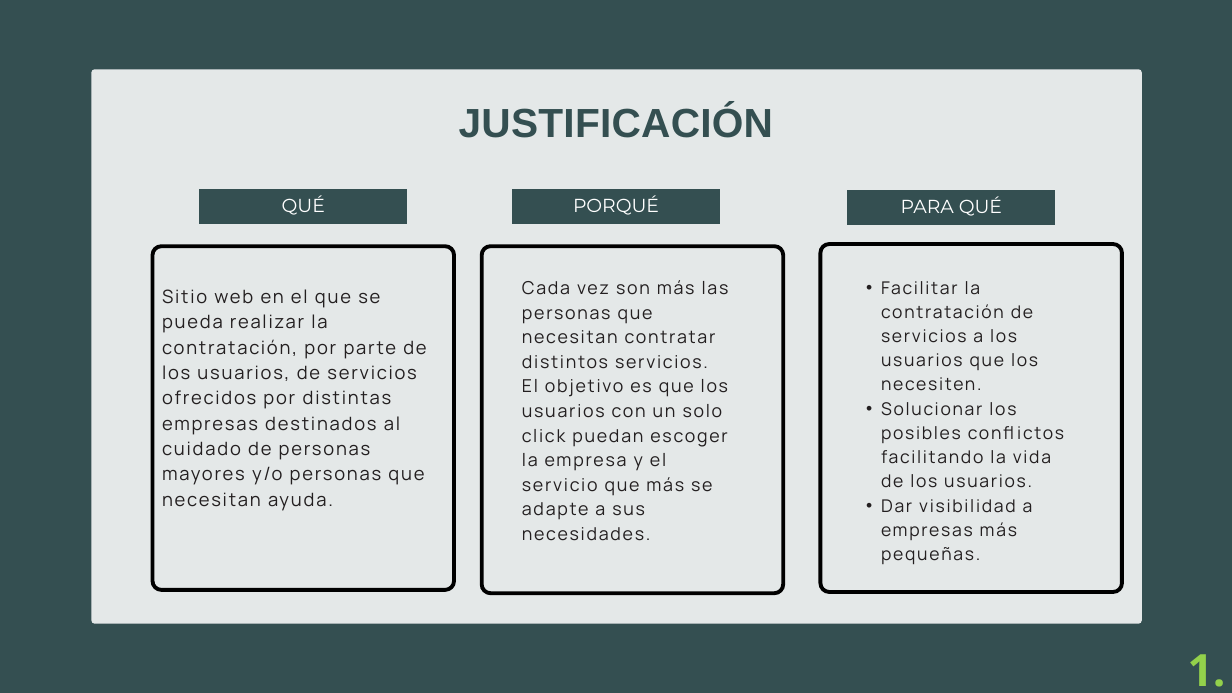
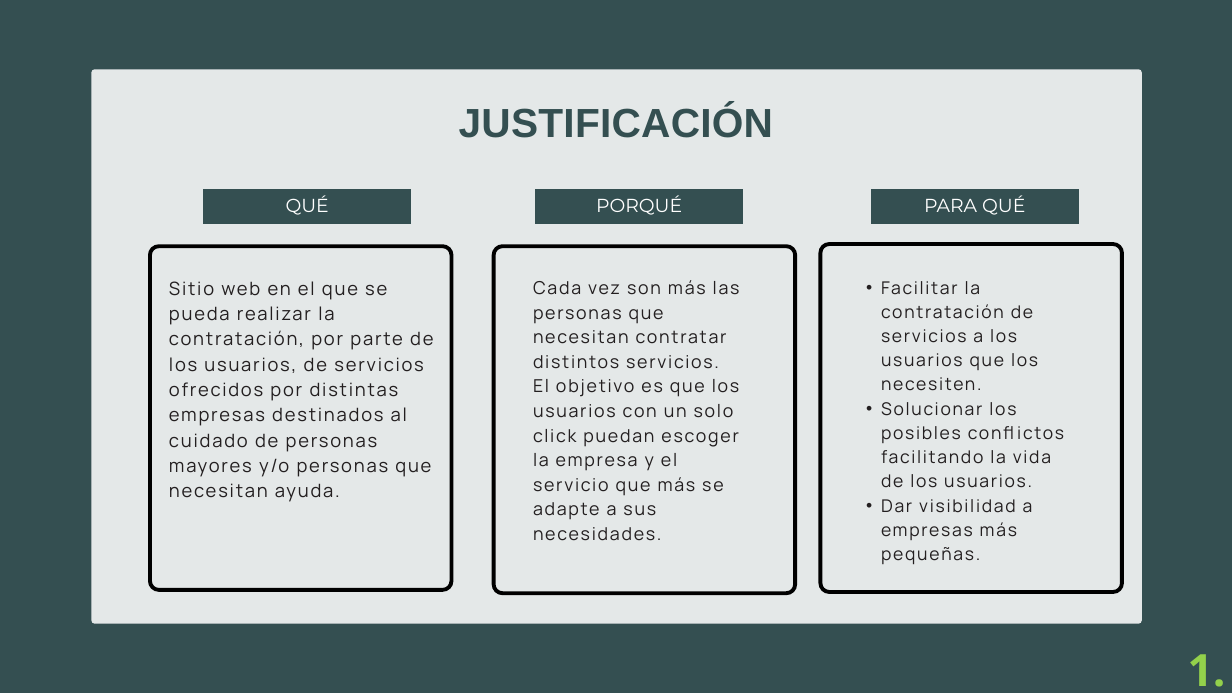
Before and after one commit to egilp04/TFG_Cuidados, a slide deck: slide 3 of documentacion_extra/presentacion/cuidaDos.pptx. Drawn at 1232x693 pixels with LibreOffice and Linux fonts; fonts in the diff are those of the drawing. Boxes give left, top, right and bottom in pixels: in the first picture for what was removed or moved away, otherwise in the second. Text is boxed around its words. In the diff, an @@ line names an element or a change of style, - is before the commit and + after.

```diff
--- a/documentacion_extra/presentacion/cuidaDos.pptx
+++ b/documentacion_extra/presentacion/cuidaDos.pptx
@@ text "QUÉ": place and size @@
-text "QUÉ" at [282,195,325,215]
+text "QUÉ" at [286,195,329,215]
@@ freeform shape at [203,188,411,223]: outline redrawn @@
@@ 2 texts, 2 freeform shapes: place and size @@
-2 texts, 2 freeform shapes at [512,189,1056,225]
+2 texts, 2 freeform shapes at [535,188,1079,223]
@@ freeform shape at [150,246,451,590]: outline redrawn @@
@@ freeform shape: place and size @@
-freeform shape at [482,246,783,593]
+freeform shape at [493,246,795,593]
@@ text "Sitio web en el que ...": place and size @@
-text "Sitio web en el que ..." at [162,289,426,511]
+text "Sitio web en el que ..." at [169,281,433,502]
@@ text "Cada vez son más las ...": place and size @@
-text "Cada vez son más las ..." at [522,280,729,541]
+text "Cada vez son más las ..." at [533,280,740,541]
```
Also in this commit, not shown: 4 other slides changed, 1 slide added, 1 slide removed, 1 other file.
